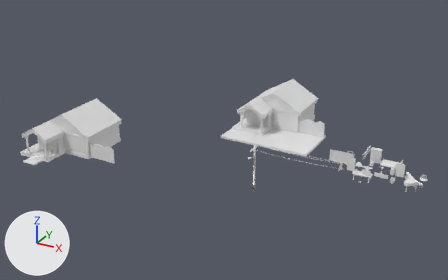
An edit to the Blender file assets/3d/householdModels.blend, drawn before and after from the same camera.
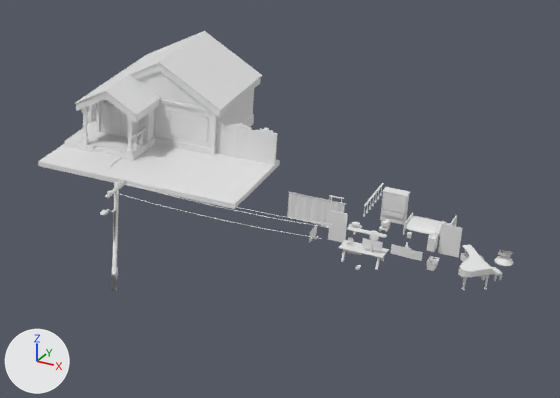
Each version appears first whole from a camera (50 mm lens) standing at (51.7, -108.0, 64.7) and looking at (-17.6, 18.0, 1.8), and next in a close-up on the part from 46% to 100% of the width and 23% to 85% of the height. Arrows for +X, +Y and +Z are at lower left; the lights stay in place.
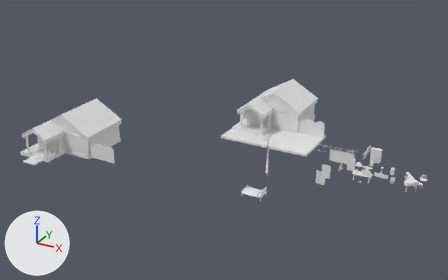
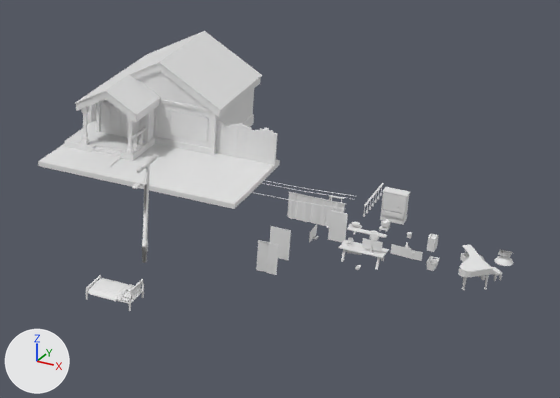
Edits to the bpy script that builds the scene:
```text
Add me_cube_047:
    me_cube_047.from_pydata(...)  # 26 vertices, 20 faces; spans x -1.0..1.0, y -18.9..1.0, z -1.0..1.0
Change ob_cube_010:
    ob_cube_010.location: (25.26, 24.44, 0.68) -> (11.09, 13.76, 1.63)
Change ob_cube_011:
    ob_cube_011.location: (25.28, 24.42, 0.65) -> (11.1, 13.75, 1.6)
Change ob_cube_014:
    ob_cube_014.location: (22.1, 27.37, 0.31) -> (-0.24, -0.74, 0.31)
Change ob_cube_015:
    ob_cube_015.location: (22.47, 27.35, 0.42) -> (0.12, -0.75, 0.42)
Change ob_plane_001:
    ob_plane_001.location: (22.07, 27.39, 0.61) -> (-0.27, -0.72, 0.61)
Change ob_cylinder_016:
    ob_cylinder_016.location: (-0.28, 0.0, 10.49) -> (-0.28, 6.71, 10.49)
Change ob_cylinder_020:
    ob_cylinder_020.location: (-0.28, 0.0, 10.49) -> (-0.28, 6.71, 10.49)
Add ob_cube_052:
    ob_cube_052 = bpy.data.objects.new('Cube.052', me_cube_047)
    ob_cube_052.location = (11.11, 10.49, 1.57)
    ob_cube_052.rotation_euler = (0.0, 0.0, 0.175)  # degrees (0, 0, 10)
    ob_cube_052.scale = (1.0, 0.0194, 1.62)
Add ob_cube_051:
    ob_cube_051 = bpy.data.objects.new('Cube.051', me_cube.copy())  # the mesh of ob_cube_010
    ob_cube_051.location = (11.09, 10.33, 1.6)
    ob_cube_051.scale = (1.04, 0.0282, 1.64)
```

Location of each change, (x1, y1, x2, y2) in pixels of the close-ups (560 x 398 px):
'Cylinder.016', moved: before (100, 179, 128, 291); after (132, 154, 158, 263)
'Plane.001', moved: before (407, 216, 447, 235); after (88, 278, 134, 301)
'Cube.011', moved: before (439, 224, 462, 257); after (270, 227, 291, 260)
'Cylinder.020', moved: before (109, 179, 333, 239); after (140, 154, 357, 209)
'Cube.052', added: after (257, 241, 278, 275)
'Cube.014', moved: before (403, 213, 457, 236); after (86, 275, 144, 311)
'Cube.010', moved: before (438, 224, 462, 258); after (270, 226, 291, 261)
'Cube.051', added: after (256, 240, 279, 275)
'Cube.015', moved (not visible before): after (88, 279, 134, 302)
